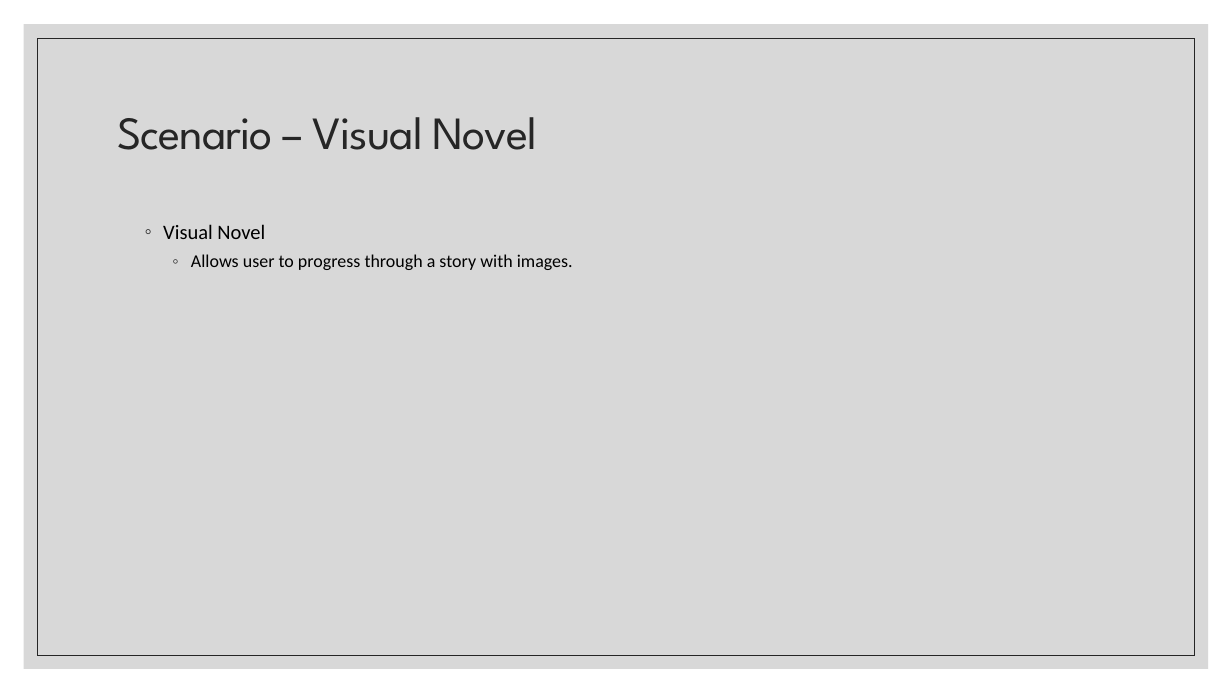
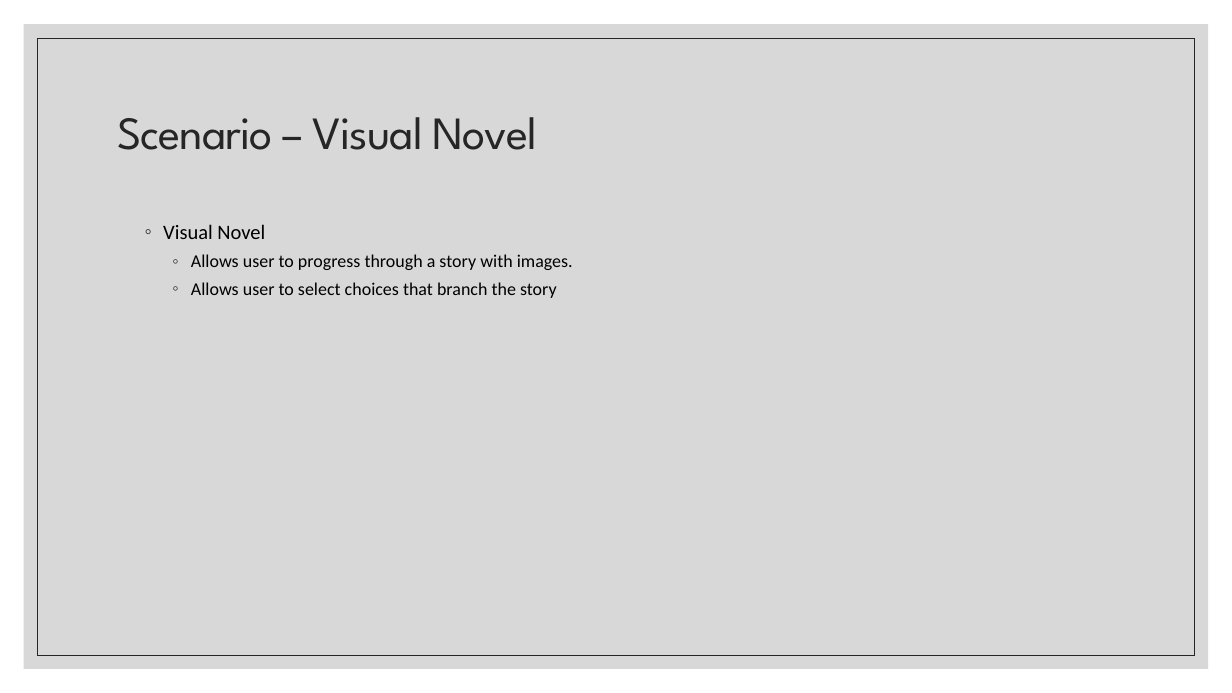
Before and after one commit to alexandraburress/488GroupProject, a slide deck: slide 2 of SchoolReport/Mobile Wizard Dress-Up Game.pptx. Drawn at 1232x693 pixels with LibreOffice and Linux fonts; fonts in the diff are those of the drawing. Boxes give left, top, right and bottom in pixels: in the first picture for what was removed or moved away, otherwise in the second. Text is boxed around its words. In the diff, an @@ line names an element or a change of style, - is before the commit and + after.

```diff
--- a/SchoolReport/Mobile Wizard Dress-Up Game.pptx
+++ b/SchoolReport/Mobile Wizard Dress-Up Game.pptx
@@ text at (x1=191, y1=282, x2=557, y2=298): paragraph added @@
+    ◦ Allows user to select choices that branch the story
```
Also in this commit, not shown: 2 other slides changed.
